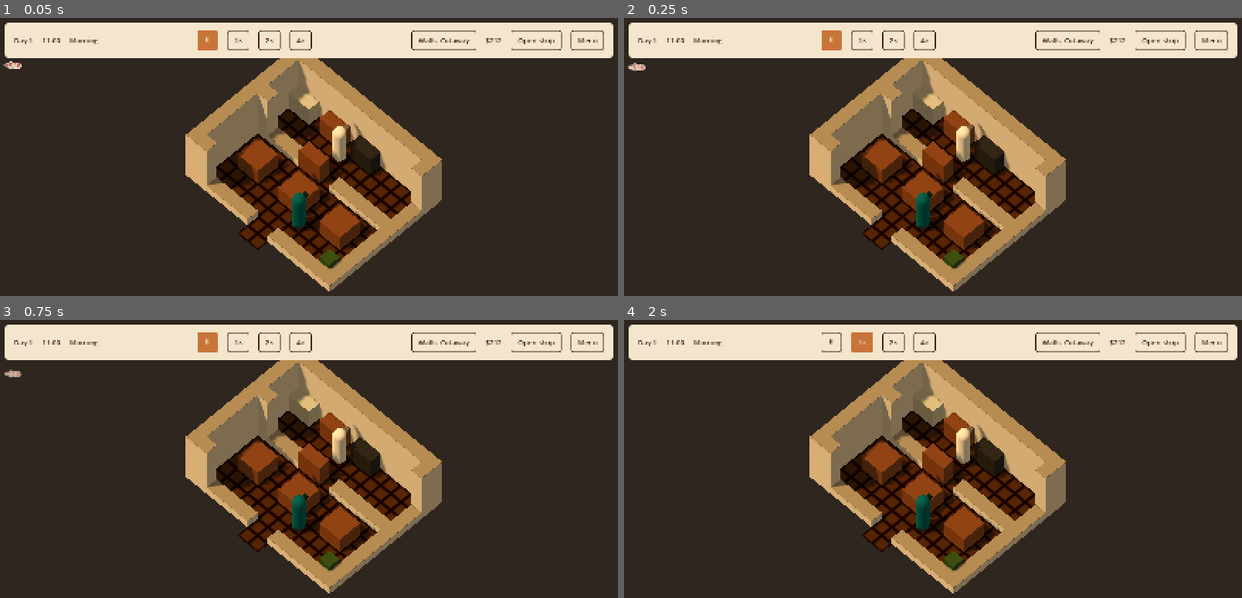
Above: before the commit, frames 1-4 (two rows, left to right).
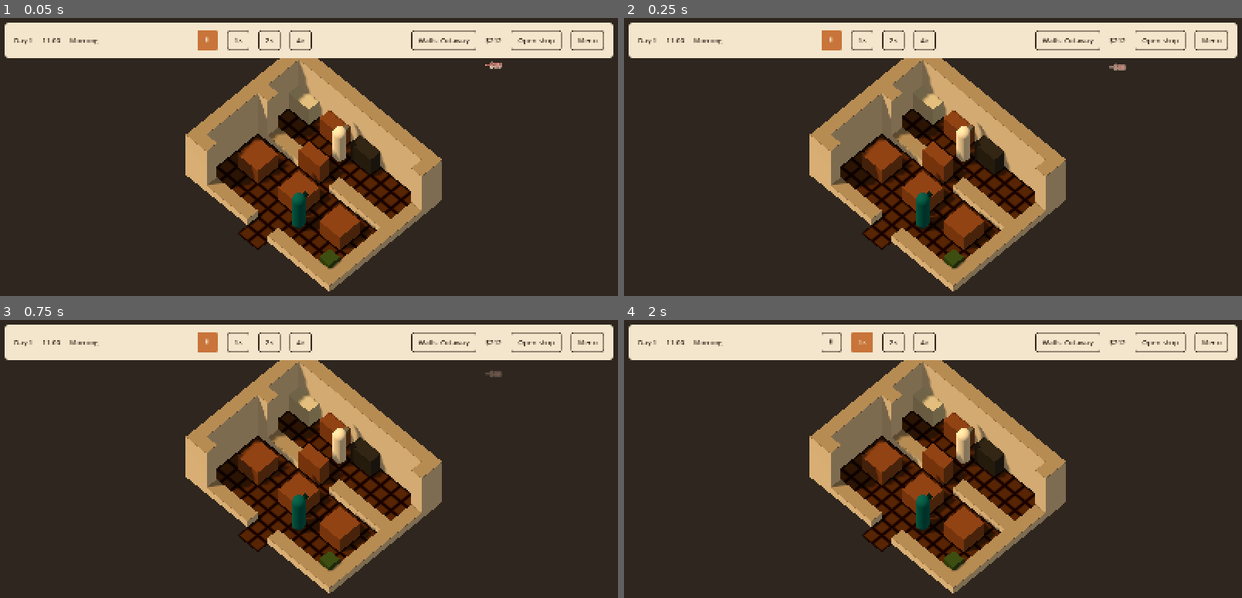
Above: after the commit, the same moments.

Repository: jaredbahr/foolskitchen
Game: Godot game, scene res://src/world/main.tscn
The game is run twice, just before and just after one commit, with the same random seed, the same clock (stepped at 60 frames per second) and the same inputs.
Inputs:
- Up to frame 1 (0.05 s): no input
- Up to frame 2 (0.25 s): no input
- Up to frame 3 (0.75 s): click "⏸" at 0.5 s
- Up to frame 4 (2 s): click "1×" at 1.25 s

The runs differ from the first frame. In frame 1, 0.1% of the frame differs, in the area x 0-82%, y 15-19%; in frame 2, 0.1%, in the area x 0-82%, y 16-19%; in frame 3, 0.1%; in frame 4, nothing differs.

Commit message:
HUD: place cash pop-ups after layout and merge same-frame changes
The first morning's restock fires before the HUD's first layout pass, so
its pop-ups drew at the left edge; and it buys each ingredient separately,
stacking seven labels. Place and animate a frame later, and show
same-sign changes from one frame as a single total.

Co-Authored-By: Claude Opus 5.5 <noreply@anthropic.com>
Claude-Session: https://claude.ai/code/session_01BRyDH2ESuocTwarJkY41k3

Diff:
--- a/src/ui/hud.gd
+++ b/src/ui/hud.gd
@@ -15,6 +15,9 @@
 var _cash_label: Label
 var _context: Button
 var _deltas: Control
+var _merge_label: Label = null
+var _merge_frame: int = -1
+var _merge_amount: int = 0
 var _buttons: Array[Button] = []
 var _cash: int = 0
 var _wall_button: Button
@@ -144,20 +147,51 @@
 func _on_cash_changed(new_cash: int, delta: int, _reason: StringName) -> void:
 	_cash = new_cash
 	_cash_label.text = Fmt.money(new_cash)
+	if delta == 0:
+		return
+	# Several same-sign changes in one frame (the morning restock buys each
+	# ingredient separately) show as one total instead of a stack of labels.
+	var frame: int = Engine.get_process_frames()
+	if is_instance_valid(_merge_label) and _merge_frame == frame and signi(_merge_amount) == signi(delta):
+		_merge_amount += delta
+		_merge_label.text = _delta_text(_merge_amount)
+		return
 	var label: Label = Label.new()
-	label.text = ("−" if delta < 0 else "+") + Fmt.money(absi(delta))
+	label.text = _delta_text(delta)
+	_merge_label = label
+	_merge_frame = frame
+	_merge_amount = delta
 	label.add_theme_color_override("font_color", LOSS_COLOR if delta < 0 else GAIN_COLOR)
 	# A cream outline keeps it readable over the dark room background.
 	label.add_theme_color_override("font_outline_color", Color("F3E6CC"))
 	label.add_theme_constant_override("outline_size", 6)
 	label.mouse_filter = Control.MOUSE_FILTER_IGNORE
 	_deltas.add_child(label)
-	# Start just under the top bar, below the cash, and drift down, so the
-	# change never covers the cash figure itself.
+	_place_delta(label)
+	_animate_delta(label)
+
+
+func _delta_text(amount: int) -> String:
+	return ("−" if amount < 0 else "+") + Fmt.money(absi(amount))
+
+
+## Start just under the top bar, below the cash, so the change never covers
+## the cash figure itself.
+func _place_delta(label: Label) -> void:
 	var bar_bottom: float = (get_node("Top") as Control).get_global_rect().end.y
 	label.position = Vector2(_cash_label.global_position.x, bar_bottom + 4.0)
-	if is_inside_tree():
-		var tween: Tween = create_tween().set_parallel(true)
-		tween.tween_property(label, "position:y", label.position.y + 24.0, 1.0)
-		tween.tween_property(label, "modulate:a", 0.0, 1.0)
-		tween.chain().tween_callback(label.queue_free)
+
+
+## Waits one frame so the top bar has its real layout (a change can arrive
+## before the first layout pass, e.g. the first morning's stock purchase).
+func _animate_delta(label: Label) -> void:
+	if not is_inside_tree():
+		return
+	await get_tree().process_frame
+	if not is_instance_valid(label) or not is_inside_tree():
+		return
+	_place_delta(label)
+	var tween: Tween = create_tween().set_parallel(true)
+	tween.tween_property(label, "position:y", label.position.y + 24.0, 1.0)
+	tween.tween_property(label, "modulate:a", 0.0, 1.0)
+	tween.chain().tween_callback(label.queue_free)
--- a/tests/ui/test_hud.gd
+++ b/tests/ui/test_hud.gd
@@ -132,6 +132,17 @@
 		assert_true(delta.position.y >= bar_bottom, "the change appears below the top bar, never over the cash")
 	assert_eq(gain.get_theme_color("font_color"), Color("286B3B"))
 	assert_eq(loss.get_theme_color("font_color"), Color("A42E2E"))
+
+
+func test_same_frame_costs_show_as_one_total() -> void:
+	var deltas: Control = _hud.get_node("Deltas") as Control
+	var before: int = deltas.get_child_count()
+	EventBus.cash_changed.emit(290, -10, &"ingredients")
+	EventBus.cash_changed.emit(274, -16, &"ingredients")
+	EventBus.cash_changed.emit(286, 12, &"sale")
+	assert_eq(deltas.get_child_count(), before + 2, "same-sign changes merge; a gain starts a new label")
+	assert_eq((deltas.get_child(before) as Label).text, "−$26")
+	assert_eq((deltas.get_child(before + 1) as Label).text, "+$12")
 
 
 func test_every_speed_change_has_exactly_one_pressed_button_using_shared_styles() -> void:
Not shown, changed: CHANGELOG.md
